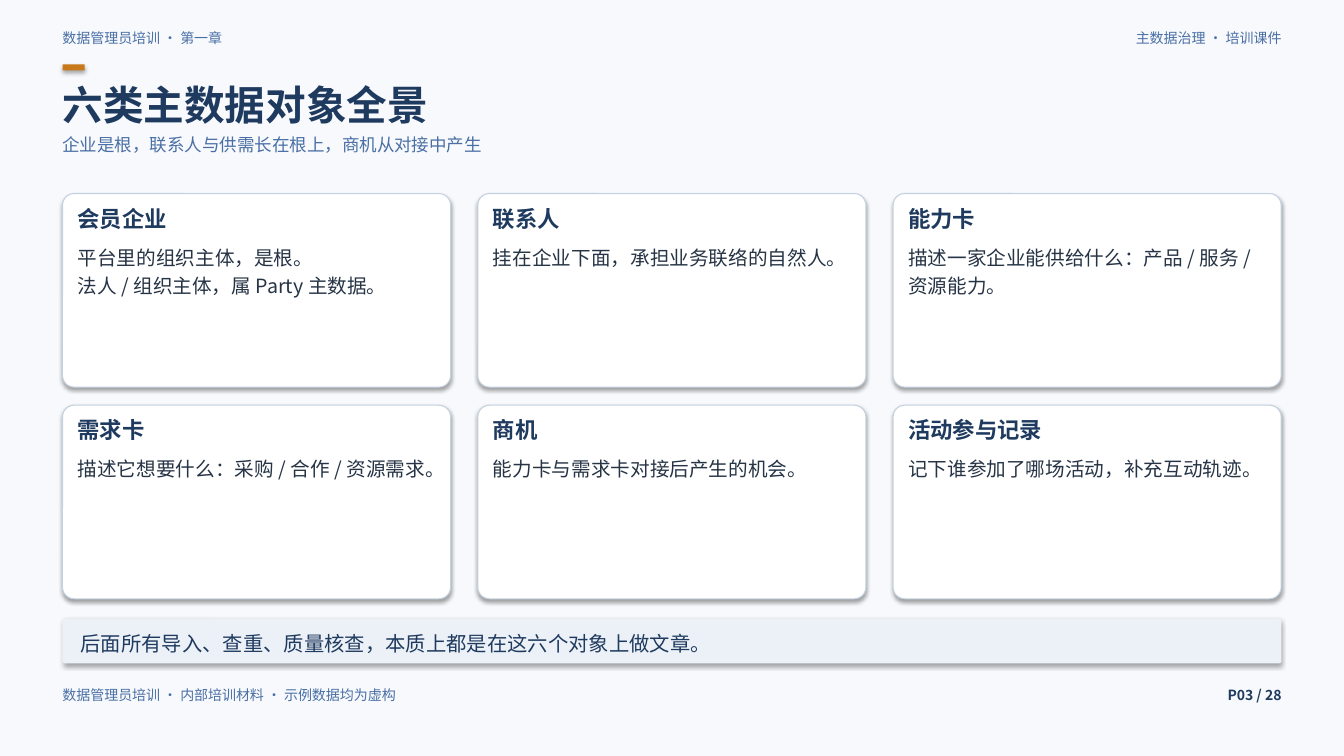
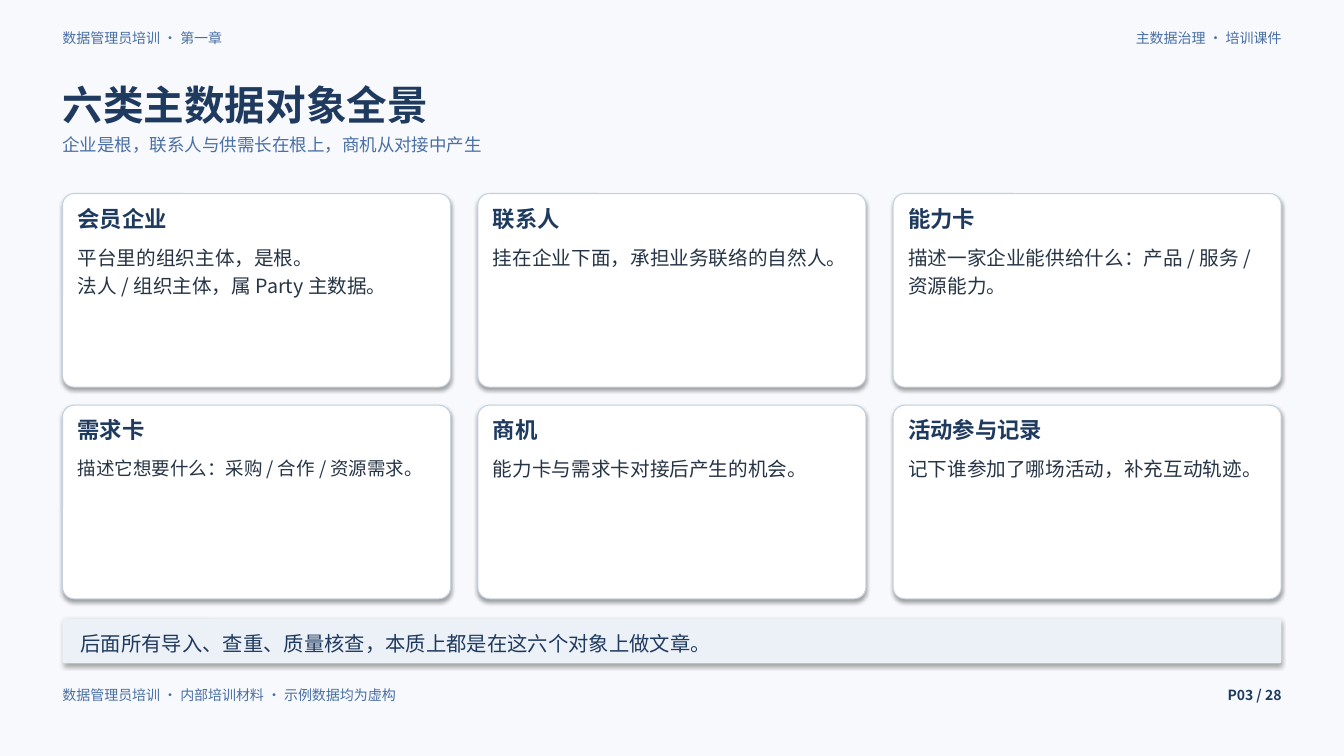
Before and after one commit to Michaelyi07/data-steward-training-course, a slide deck: slide 3 of data_steward_course.pptx. Drawn at 1344x756 pixels with LibreOffice and Linux fonts; fonts in the diff are those of the drawing. Boxes give left, top, right and bottom in pixels: in the first picture for what was removed or moved away, otherwise in the second. Text is boxed around its words. In the diff, an @@ line names an element or a change of style, - is before the commit and + after.

```diff
--- a/data_steward_course.pptx
+++ b/data_steward_course.pptx
@@ rectangle removed at bbox=[63, 65, 85, 71] @@
@@ text "描述它想要什么：采购 / 合作 / 资源需求。" at bbox=[78, 459, 422, 477]: size 14 to 13.2 pt @@
```
Also in this commit, not shown: 27 other slides changed, 8 other files.
